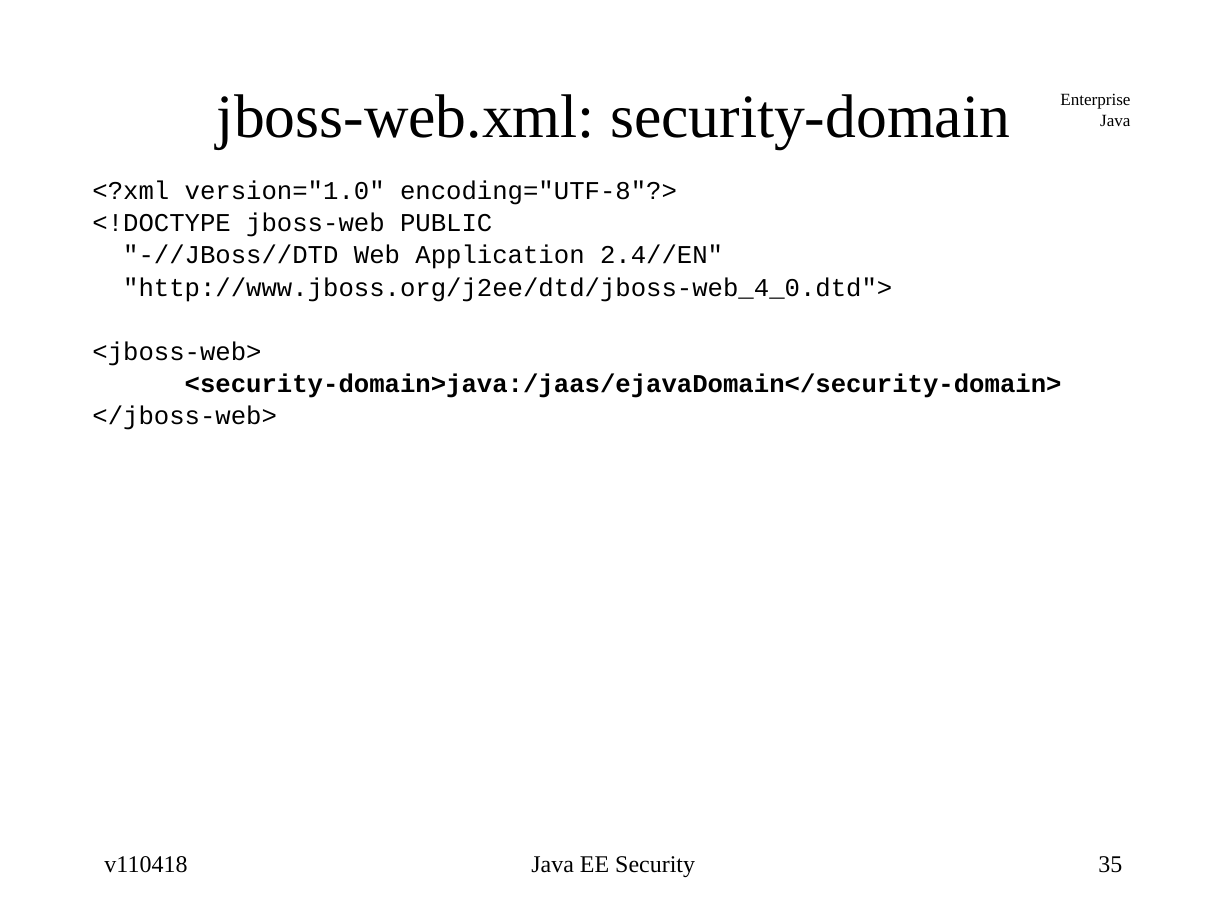
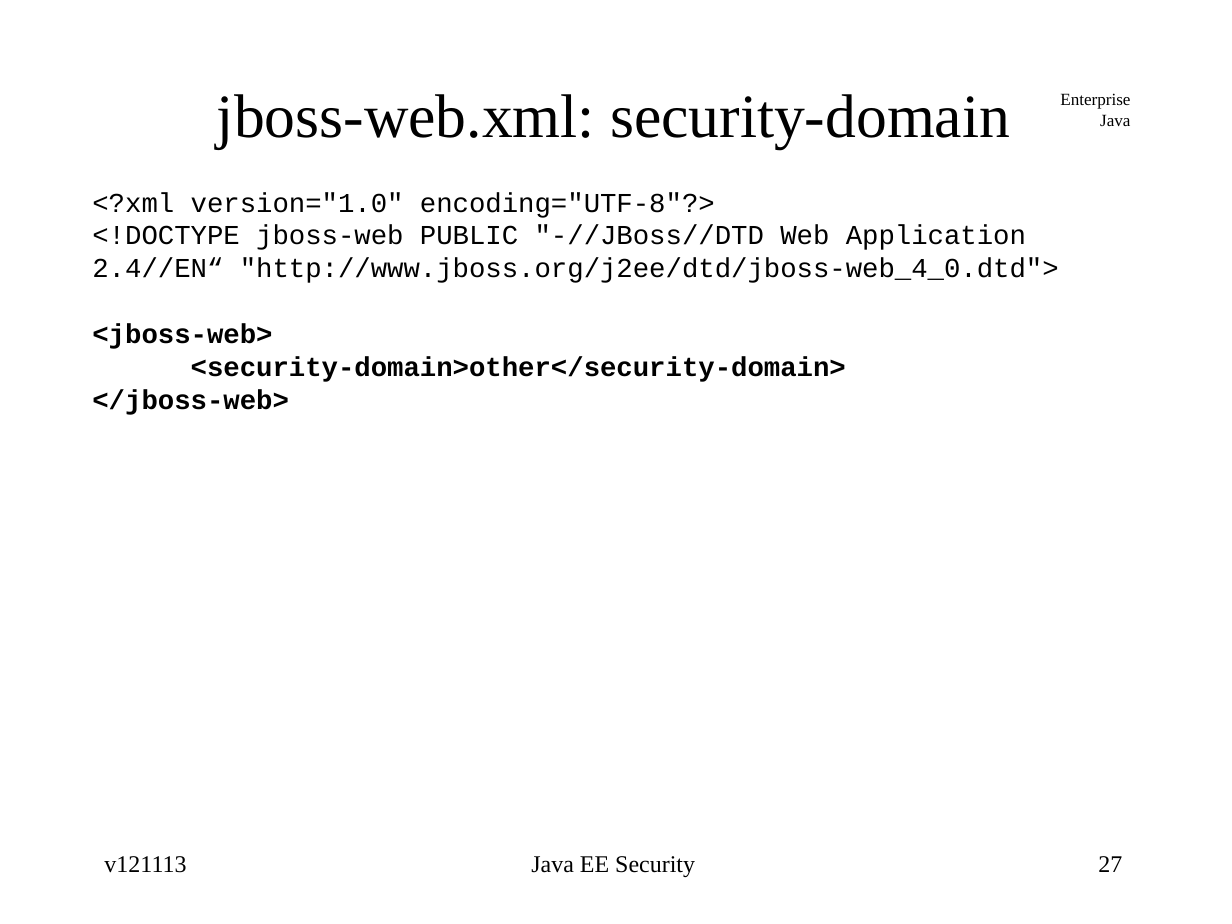
Before and after one commit to jcstaff/ejava-javaee, a slide deck: slide 27 of securePing/src/site/resources/lectures/javaeeSecurity.ppt (slide 35 before the commit). Drawn at 1232x924 pixels with LibreOffice and Linux fonts; fonts in the diff are those of the drawing. Boxes give left, top, right and bottom in pixels: in the first picture for what was removed or moved away, otherwise in the second. Text is boxed around its words. In the diff, an @@ line names an element or a change of style, - is before the commit and + after.

Commit message:
updated security PPT to jboss7

```diff
--- a/securePing/src/site/resources/lectures/javaeeSecurity.ppt
+++ b/securePing/src/site/resources/lectures/javaeeSecurity.ppt
@@ text at (x1=92, y1=192, x2=715, y2=415): size 15 to 16 pt in "<?xml version="1.0" encoding="UTF-8"?>", "<jboss-web>", "</jboss-web>"; bold on in "<jboss-web>", "</jboss-web>"; indent changed; line spacing 0.6 to 1; less space between paragraphs @@
@@ text at (x1=92, y1=225, x2=1059, y2=283): text changed; size 15 to 16 pt @@
-<!DOCTYPE jboss-web PUBLIC
-"-//JBoss//DTD Web Application 2.4//EN"
-"http://www.jboss.org/j2ee/dtd/jboss-web_4_0.dtd">
+<!DOCTYPE jboss-web PUBLIC "-//JBoss//DTD Web Application 2.4//EN“ "http://www.jboss.org/j2ee/dtd/jboss-web_4_0.dtd">
@@ text at (x1=191, y1=357, x2=846, y2=382): text changed; size 15 to 16 pt @@
-<security-domain>java:/jaas/ejavaDomain</security-domain>
+<security-domain>other</security-domain>
@@ text at (x1=104, y1=856, x2=186, y2=873): text changed @@
-v110418
+v121113
@@ page number at (x1=1098, y1=856, x2=1122, y2=872): text changed @@
-35
+27
```
Also in this commit, not shown: 32 other slides changed, 6 slides added, 14 slides removed.
